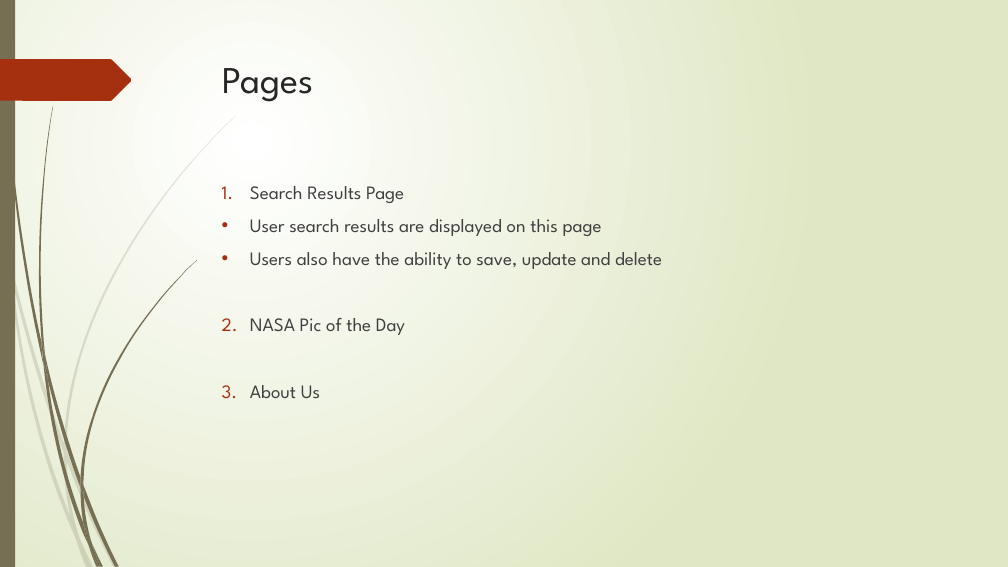
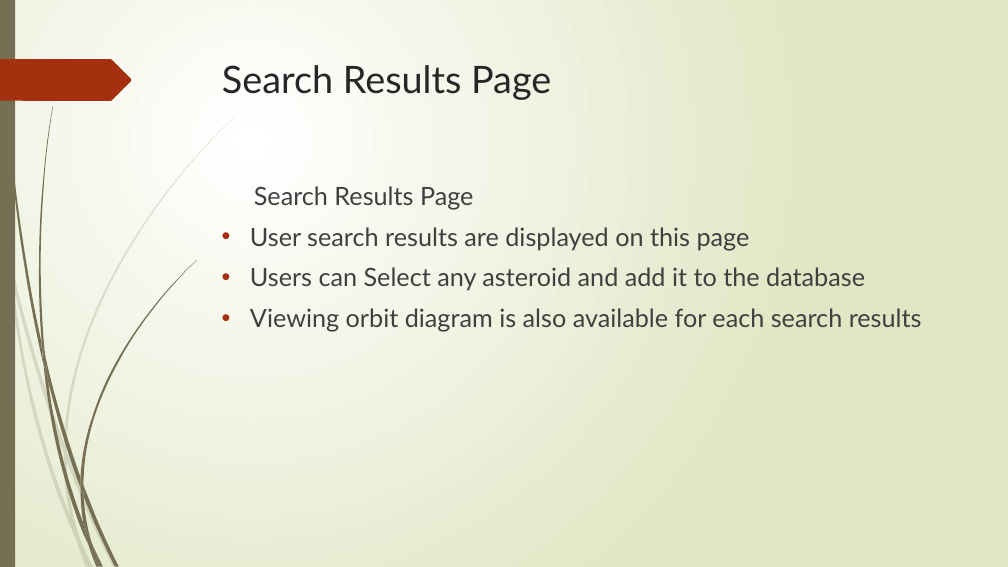
Before and after one commit to 301n15-nasa/main, a slide deck: slide 7 of Data Asteroid.pptx (slide 6 before the commit). Drawn at 1008x567 pixels with LibreOffice and Linux fonts; fonts in the diff are those of the drawing. Boxes give left, top, right and bottom in pixels: in the first picture for what was removed or moved away, otherwise in the second. Text is boxed around its words. In the diff, an @@ line names an element or a change of style, - is before the commit and + after.

```diff
--- a/Data Asteroid.pptx
+++ b/Data Asteroid.pptx
@@ title at [222,65,551,100]: text changed; font League Spartan to Lato @@
-Pages
+Search Results Page
@@ text at [250,186,750,250]: size 18 to 24 pt, font League Spartan to Lato in "Search Results Page", "User search results are displayed on this ..."; bullet 1. to none @@
@@ text at [250,267,922,332]: text changed; size 18 to 24 pt; font League Spartan to Lato @@
-• Users also have the ability to save, update and delete
-2. NASA Pic of the Day
-3. About Us
+• Users can Select any asteroid and add it to the database
+• Viewing orbit diagram is also available for each search results
```
Also in this commit, not shown: 6 other slides changed, 2 slides added.
